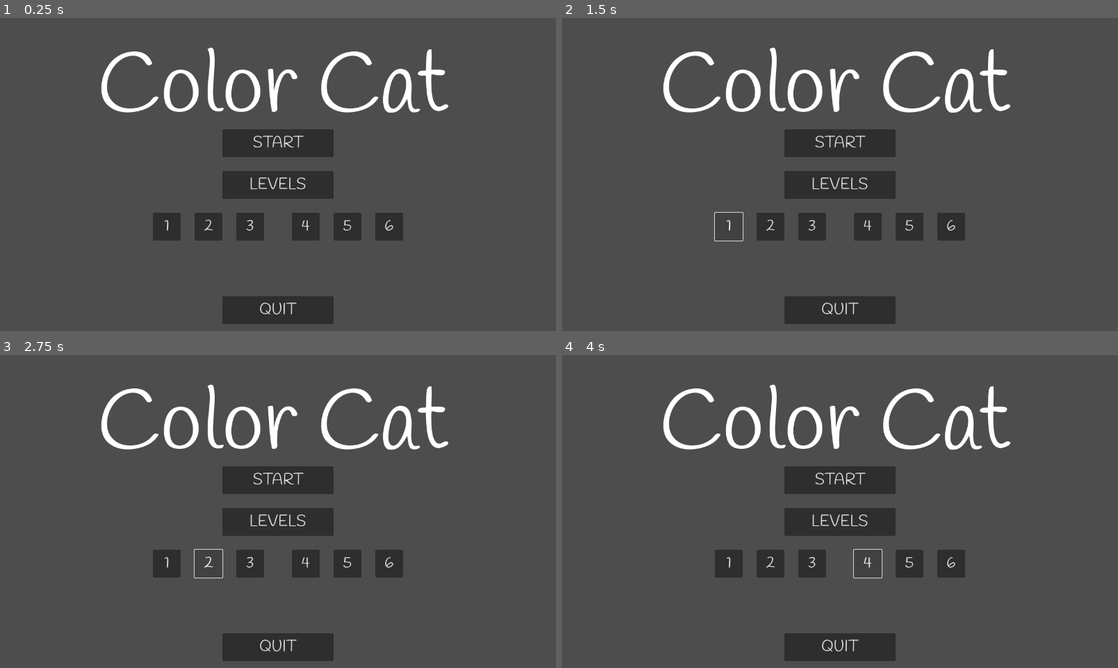
Above: before the commit, frames 1-4 (two rows, left to right).
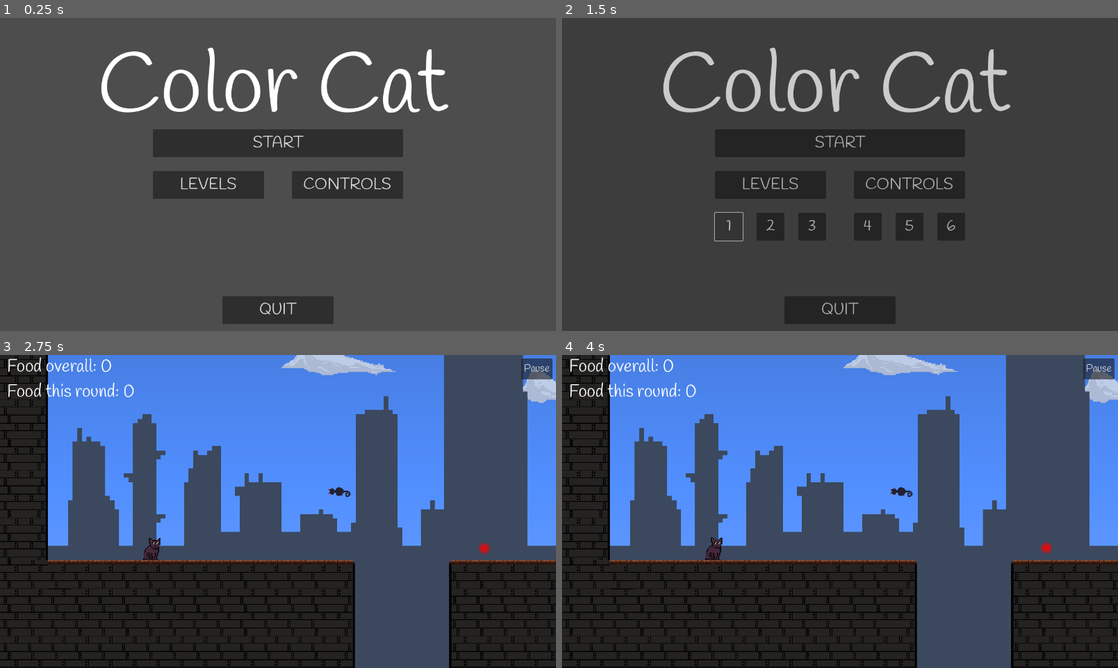
Above: after the commit, the same moments.

Repository: GillianZech/color-cat
Game: Godot game, scene res://Scenes/scene_controller.tscn
Two runs of this game, one before a commit and one after it. Both use one fixed random seed, a clock stepped at 60 frames per second and the inputs below.
Inputs (mouse positions are in pixels of both pictures, inside the frame that each line leads up to):
- Up to frame 1 (0.25 s): no input
- Up to frame 2 (1.5 s): click "LEVELS" at 0.5 s; click "1" at 1.25 s
- Up to frame 3 (2.75 s): click (211, 564) at 2 s, where only the run before the commit has a clickable "2"
- Up to frame 4 (4 s): click (812, 564) at 2.75 s, where only the run before the commit has a clickable "3"; click (867, 564) at 3.5 s, where only the run before the commit has a clickable "4"

The runs differ from the first frame. In frame 1, 7.6% of the frame differs, in the area x 27-73%, y 35-72%; in frame 2, 7.4%; in frame 3, 70%; in frame 4, 70%, in the area x 0-100%, y 0-100%.

Commit message:
Edited menus, fixed all lasers!

Diff:
--- a/color_cat/Code/SceneController.gd
+++ b/color_cat/Code/SceneController.gd
@@ -9,7 +9,7 @@
 @onready var hud = get_node("HUD")
 @onready var music = $BackgroundMusic
 @onready var title_screen = $TitleScreen
-@onready var music_switch = get_node("PauseMenu").get_node("SettingsMenu").get_node("MusicSwitch")
+@onready var music_switch = get_node("PauseMenu").get_node("MusicSwitch")
 var freeze = false
 
 @export var ANIM: AnimationPlayer
@@ -67,7 +67,6 @@
 			ANIM.play("fade_out")
 	if anim_name == "fade_out": #do these things once the level fully loads back in
 		# make HUD visible
-		#if CURRENT_LEVEL != title_screen:
 		if CURRENT_LEVEL_NAME != "TitleScreen":
 			hud.visible = true
 			if not music.is_playing() and music_switch.button_pressed:
--- a/color_cat/Code/pause_menu.gd
+++ b/color_cat/Code/pause_menu.gd
@@ -1,21 +1,9 @@
 extends CanvasLayer
 @onready var scene_controller = get_parent()
 @onready var hud = get_parent().get_node("HUD")
-@onready var settings_menu = $SettingsMenu
 @onready var unpause_button = $Unpause
-@onready var settings = $Settings
 @onready var quit_to_title = $QuitToTitle
 @onready var quit_and_close = $QuitAndClose
-
-
-# Called when the node enters the scene tree for the first time.
-func _ready():
-	pass # Replace with function body.
-
-
-# Called every frame. 'delta' is the elapsed time since the previous frame.
-func _physics_process(_delta):
-	pass
 
 func unpause():
 	hud.paused = false
@@ -26,13 +14,6 @@
 func _on_unpause_pressed():
 	unpause()
 
-func _on_settings_pressed():
-	unpause_button.visible = false
-	settings.visible = false
-	quit_to_title.visible = false
-	quit_and_close.visible = false
-	settings_menu.visible = true
-
 func _on_quit_to_title_pressed():
 	visible = false
 	scene_controller.music.stop()
@@ -41,3 +22,9 @@
 
 func _on_quit_and_close_pressed():
 	get_tree().quit()
+
+func _on_music_switch_toggled(toggled_on):
+	if toggled_on:
+		get_parent().get_parent().music.play()
+	else:
+		get_parent().get_parent().music.stop()
--- a/color_cat/Code/title_screen.gd
+++ b/color_cat/Code/title_screen.gd
@@ -1,11 +1,8 @@
 extends Control
 
-
-# Called when the node enters the scene tree for the first time.
 func _ready():
 	pass # Replace with function body.
 
-# Called every frame. 'delta' is the elapsed time since the previous frame.
 func _physics_process(_delta):
 	pass
 
@@ -14,3 +11,29 @@
 
 func _on_quit_button_pressed():
 	get_tree().quit()
+
+func _on_levels_pressed():
+	$LevelButtons.visible = true
+	$ControlsText.visible = false
+
+func _on_level_1_pressed():
+	get_parent()._update_scene("Level1")
+
+func _on_level_2_pressed():
+	get_parent()._update_scene("Level2")
+
+func _on_level_3_pressed():
+	get_parent()._update_scene("Level3")
+
+func _on_level_4_pressed():
+	get_parent()._update_scene("Level4")
+
+func _on_level_5_pressed():
+	get_parent()._update_scene("Level5")
+
+func _on_level_6_pressed():
+	get_parent()._update_scene("Level6")
+
+func _on_controls_button_pressed():
+	$ControlsText.visible = true
+	$LevelButtons.visible = false
--- a/color_cat/Scenes/EndArea.tscn
+++ b/color_cat/Scenes/EndArea.tscn
@@ -5,7 +5,7 @@
 [ext_resource type="Texture2D" uid="uid://c2w10jq5oih56" path="res://Assets/laser.png" id="3_7whvu"]
 
 [sub_resource type="CircleShape2D" id="CircleShape2D_s5hy1"]
-radius = 18.2483
+radius = 29.0689
 
 [sub_resource type="AtlasTexture" id="AtlasTexture_jrswt"]
 atlas = ExtResource("3_7whvu")
--- a/color_cat/Scenes/Laser.gd
+++ b/color_cat/Scenes/Laser.gd
@@ -10,7 +10,7 @@
 
 func _ready():
 	$CollisionShape2D.set_scale(collision_scale)
-	pass
+
 
 func _physics_process(_delta):
 	LASER_SPRITE.play("idle")
--- a/color_cat/Scenes/Level4.tscn
+++ b/color_cat/Scenes/Level4.tscn
@@ -1132,21 +1132,28 @@
 stream = ExtResource("22_caquh")
 
 [node name="Markers" type="Node2D" parent="."]
+position = Vector2(-1664, -576)
 
 [node name="Marker2D" type="Marker2D" parent="Markers"]
-position = Vector2(-704, 96)
+position = Vector2(1024, 672)
 
 [node name="Marker2D2" type="Marker2D" parent="Markers"]
-position = Vector2(896, 32)
+position = Vector2(2432, 960)
 
 [node name="Marker2D3" type="Marker2D" parent="Markers"]
-position = Vector2(-960, 768)
+position = Vector2(1024, -64)
+
+[node name="Marker2D7" type="Marker2D" parent="Markers"]
+position = Vector2(1792, -64)
 
 [node name="Marker2D4" type="Marker2D" parent="Markers"]
-position = Vector2(320, 768)
+position = Vector2(1984, 1376)
 
 [node name="Marker2D5" type="Marker2D" parent="Markers"]
-position = Vector2(-1344, 160)
+position = Vector2(320, 672)
+
+[node name="Marker2D6" type="Marker2D" parent="Markers"]
+position = Vector2(1184, -960)
 
 [node name="Laser" parent="." instance=ExtResource("22_ah56b")]
 position = Vector2(320, -128)
--- a/color_cat/Scenes/TitleScreen.tscn
+++ b/color_cat/Scenes/TitleScreen.tscn
@@ -25,13 +25,108 @@
 
 [node name="StartButton" type="Button" parent="."]
 layout_mode = 0
-offset_left = 512.0
+offset_left = 352.0
 offset_top = 256.0
-offset_right = 768.0
+offset_right = 928.0
 offset_bottom = 320.0
 theme_override_fonts/font = ExtResource("2_rfmo8")
 theme_override_font_sizes/font_size = 36
 text = "START"
+
+[node name="Levels" type="Button" parent="."]
+layout_mode = 0
+offset_left = 352.0
+offset_top = 352.0
+offset_right = 608.0
+offset_bottom = 416.0
+theme_override_fonts/font = ExtResource("2_rfmo8")
+theme_override_font_sizes/font_size = 36
+text = "LEVELS"
+
+[node name="LevelButtons" type="Node2D" parent="."]
+visible = false
+
+[node name="Level1" type="Button" parent="LevelButtons"]
+offset_left = 352.0
+offset_top = 448.0
+offset_right = 416.0
+offset_bottom = 512.0
+theme_override_fonts/font = ExtResource("2_rfmo8")
+theme_override_font_sizes/font_size = 36
+text = "1"
+
+[node name="Level2" type="Button" parent="LevelButtons"]
+offset_left = 448.0
+offset_top = 448.0
+offset_right = 512.0
+offset_bottom = 512.0
+theme_override_fonts/font = ExtResource("2_rfmo8")
+theme_override_font_sizes/font_size = 36
+text = "2"
+
+[node name="Level3" type="Button" parent="LevelButtons"]
+offset_left = 544.0
+offset_top = 448.0
+offset_right = 608.0
+offset_bottom = 512.0
+theme_override_fonts/font = ExtResource("2_rfmo8")
+theme_override_font_sizes/font_size = 36
+text = "3"
+
+[node name="Level4" type="Button" parent="LevelButtons"]
+offset_left = 672.0
+offset_top = 448.0
+offset_right = 736.0
+offset_bottom = 512.0
+theme_override_fonts/font = ExtResource("2_rfmo8")
+theme_override_font_sizes/font_size = 36
+text = "4"
+
+[node name="Level5" type="Button" parent="LevelButtons"]
+offset_left = 768.0
+offset_top = 448.0
+offset_right = 832.0
+offset_bottom = 512.0
+theme_override_fonts/font = ExtResource("2_rfmo8")
+theme_override_font_sizes/font_size = 36
+text = "5"
+
+[node name="Level6" type="Button" parent="LevelButtons"]
+offset_left = 864.0
+offset_top = 448.0
+offset_right = 928.0
+offset_bottom = 512.0
+theme_override_fonts/font = ExtResource("2_rfmo8")
+theme_override_font_sizes/font_size = 36
+text = "6"
+
+[node name="ControlsButton" type="Button" parent="."]
+layout_mode = 0
+offset_left = 672.0
+offset_top = 352.0
+offset_right = 928.0
+offset_bottom = 416.0
+theme_override_fonts/font = ExtResource("2_rfmo8")
+theme_override_font_sizes/font_size = 36
+text = "CONTROLS"
+
+[node name="ControlsText" type="RichTextLabel" parent="."]
+visible = false
+layout_mode = 0
+offset_left = 384.0
+offset_top = 480.0
+offset_right = 896.0
+offset_bottom = 579.0
+theme_override_fonts/normal_font = ExtResource("2_rfmo8")
+theme_override_fonts/bold_font = ExtResource("2_rfmo8")
+theme_override_font_sizes/normal_font_size = 24
+theme_override_font_sizes/bold_font_size = 24
+bbcode_enabled = true
+text = "[u]A/left arrow[/u]: move left             [u]Enter[/u]: pause/unpause
+[u]D/right arrow[/u]: move right        [u]R[/u]: restart level
+[u]W/spacebar/up arrow[/u]: jump"
+fit_content = true
+autowrap_mode = 0
 
 [node name="QuitButton" type="Button" parent="."]
 layout_mode = 0
@@ -43,71 +138,13 @@
 theme_override_font_sizes/font_size = 36
 text = "QUIT"
 
-[node name="Levels" type="Button" parent="."]
-layout_mode = 0
-offset_left = 512.0
-offset_top = 352.0
-offset_right = 768.0
-offset_bottom = 416.0
-theme_override_fonts/font = ExtResource("2_rfmo8")
-theme_override_font_sizes/font_size = 36
-text = "LEVELS"
-
-[node name="Node" type="Node" parent="."]
-
-[node name="Level1" type="Button" parent="Node"]
-offset_left = 352.0
-offset_top = 448.0
-offset_right = 416.0
-offset_bottom = 512.0
-theme_override_fonts/font = ExtResource("2_rfmo8")
-theme_override_font_sizes/font_size = 36
-text = "1"
-
-[node name="Level2" type="Button" parent="Node"]
-offset_left = 448.0
-offset_top = 448.0
-offset_right = 512.0
-offset_bottom = 512.0
-theme_override_fonts/font = ExtResource("2_rfmo8")
-theme_override_font_sizes/font_size = 36
-text = "2"
-
-[node name="Level3" type="Button" parent="Node"]
-offset_left = 544.0
-offset_top = 448.0
-offset_right = 608.0
-offset_bottom = 512.0
-theme_override_fonts/font = ExtResource("2_rfmo8")
-theme_override_font_sizes/font_size = 36
-text = "3"
-
-[node name="Level4" type="Button" parent="Node"]
-offset_left = 672.0
-offset_top = 448.0
-offset_right = 736.0
-offset_bottom = 512.0
-theme_override_fonts/font = ExtResource("2_rfmo8")
-theme_override_font_sizes/font_size = 36
-text = "4"
-
-[node name="Level5" type="Button" parent="Node"]
-offset_left = 768.0
-offset_top = 448.0
-offset_right = 832.0
-offset_bottom = 512.0
-theme_override_fonts/font = ExtResource("2_rfmo8")
-theme_override_font_sizes/font_size = 36
-text = "5"
-
-[node name="Level6" type="Button" parent="Node"]
-offset_left = 864.0
-offset_top = 448.0
-offset_right = 928.0
-offset_bottom = 512.0
-theme_override_fonts/font = ExtResource("2_rfmo8")
-theme_override_font_sizes/font_size = 36
-text = "6"
-
 [connection signal="pressed" from="StartButton" to="." method="_on_start_button_pressed"]
+[connection signal="pressed" from="Levels" to="." method="_on_levels_pressed"]
+[connection signal="pressed" from="LevelButtons/Level1" to="." method="_on_level_1_pressed"]
+[connection signal="pressed" from="LevelButtons/Level2" to="." method="_on_level_2_pressed"]
+[connection signal="pressed" from="LevelButtons/Level3" to="." method="_on_level_3_pressed"]
+[connection signal="pressed" from="LevelButtons/Level4" to="." method="_on_level_4_pressed"]
+[connection signal="pressed" from="LevelButtons/Level5" to="." method="_on_level_5_pressed"]
+[connection signal="pressed" from="LevelButtons/Level6" to="." method="_on_level_6_pressed"]
+[connection signal="pressed" from="ControlsButton" to="." method="_on_controls_button_pressed"]
 [connection signal="pressed" from="QuitButton" to="." method="_on_quit_button_pressed"]
--- a/color_cat/Scenes/pause_menu.tscn
+++ b/color_cat/Scenes/pause_menu.tscn
@@ -1,8 +1,7 @@
-[gd_scene load_steps=4 format=3 uid="uid://bsjhk3bsxa73u"]
+[gd_scene load_steps=3 format=3 uid="uid://bsjhk3bsxa73u"]
 
 [ext_resource type="Script" path="res://Code/pause_menu.gd" id="1_nttqx"]
 [ext_resource type="FontFile" uid="uid://b5wr2pvb464e8" path="res://Fonts/Handlee-Regular.ttf" id="1_u3oc8"]
-[ext_resource type="PackedScene" uid="uid://btdvu7dmj18dn" path="res://Scenes/settings_menu.tscn" id="3_3sto3"]
 
 [node name="PauseMenu" type="CanvasLayer"]
 script = ExtResource("1_nttqx")
@@ -21,37 +20,58 @@
 theme_override_font_sizes/font_size = 32
 text = "Unpause"
 
-[node name="Settings" type="Button" parent="."]
-offset_left = 544.0
-offset_top = 256.0
-offset_right = 736.0
-offset_bottom = 352.0
+[node name="ControlsText" type="RichTextLabel" parent="."]
+offset_left = 384.0
+offset_top = 384.0
+offset_right = 896.0
+offset_bottom = 483.0
+theme_override_fonts/normal_font = ExtResource("1_u3oc8")
+theme_override_fonts/bold_font = ExtResource("1_u3oc8")
+theme_override_font_sizes/normal_font_size = 24
+theme_override_font_sizes/bold_font_size = 24
+bbcode_enabled = true
+text = "[u]A/left arrow[/u]: move left             [u]Enter[/u]: pause/unpause
+[u]D/right arrow[/u]: move right        [u]R[/u]: restart level
+[u]W/spacebar/up arrow[/u]: jump"
+fit_content = true
+autowrap_mode = 0
+
+[node name="MusicLabel" type="Label" parent="."]
+offset_left = 556.0
+offset_top = 298.0
+offset_right = 632.0
+offset_bottom = 341.0
 theme_override_fonts/font = ExtResource("1_u3oc8")
 theme_override_font_sizes/font_size = 32
-text = "Settings"
+text = "Music"
+
+[node name="MusicSwitch" type="CheckButton" parent="."]
+offset_left = 634.0
+offset_top = 288.0
+offset_right = 678.0
+offset_bottom = 312.0
+scale = Vector2(2.4, 2.4)
+button_pressed = true
 
 [node name="QuitToTitle" type="Button" parent="."]
-offset_left = 512.0
-offset_top = 384.0
-offset_right = 768.0
-offset_bottom = 480.0
+offset_left = 352.0
+offset_top = 544.0
+offset_right = 608.0
+offset_bottom = 640.0
 theme_override_fonts/font = ExtResource("1_u3oc8")
 theme_override_font_sizes/font_size = 32
 text = "Quit to title screen"
 
 [node name="QuitAndClose" type="Button" parent="."]
-offset_left = 512.0
-offset_top = 512.0
-offset_right = 768.0
-offset_bottom = 608.0
+offset_left = 672.0
+offset_top = 544.0
+offset_right = 928.0
+offset_bottom = 640.0
 theme_override_fonts/font = ExtResource("1_u3oc8")
 theme_override_font_sizes/font_size = 32
 text = "Quit and close"
 
-[node name="SettingsMenu" parent="." instance=ExtResource("3_3sto3")]
-visible = false
-
 [connection signal="pressed" from="Unpause" to="." method="_on_unpause_pressed"]
-[connection signal="pressed" from="Settings" to="." method="_on_settings_pressed"]
+[connection signal="toggled" from="MusicSwitch" to="." method="_on_music_switch_toggled"]
 [connection signal="pressed" from="QuitToTitle" to="." method="_on_quit_to_title_pressed"]
 [connection signal="pressed" from="QuitAndClose" to="." method="_on_quit_and_close_pressed"]
--- a/color_cat/Scenes/scene_controller.tscn
+++ b/color_cat/Scenes/scene_controller.tscn
@@ -62,9 +62,6 @@
 script = ExtResource("1_kyn8p")
 ANIM = NodePath("AnimationPlayer")
 
-[node name="HUD" parent="." instance=ExtResource("4_duthn")]
-visible = false
-
 [node name="AnimationPlayer" type="AnimationPlayer" parent="."]
 libraries = {
 "": SubResource("AnimationLibrary_btb1h")
@@ -79,6 +76,9 @@
 offset_bottom = 1737.0
 scale = Vector2(1.98141, 1.43203)
 color = Color(0, 0, 0, 1)
+
+[node name="HUD" parent="." instance=ExtResource("4_duthn")]
+visible = false
 
 [node name="Restart" type="AudioStreamPlayer2D" parent="."]
 stream = ExtResource("3_w7o3t")
--- a/color_cat/Scenes/settings_menu.tscn
+++ b/color_cat/Scenes/settings_menu.tscn
@@ -16,22 +16,4 @@
 text = "Back to
 pause menu"
 
-[node name="MusicLabel" type="Label" parent="."]
-offset_left = 544.0
-offset_top = 416.0
-offset_right = 620.0
-offset_bottom = 459.0
-theme_override_fonts/font = ExtResource("1_4caco")
-theme_override_font_sizes/font_size = 32
-text = "Music"
-
-[node name="MusicSwitch" type="CheckButton" parent="."]
-offset_left = 640.0
-offset_top = 406.0
-offset_right = 684.0
-offset_bottom = 430.0
-scale = Vector2(2.4, 2.4)
-button_pressed = true
-
 [connection signal="pressed" from="BackToPauseMenu" to="." method="_on_back_to_pause_menu_pressed"]
-[connection signal="toggled" from="MusicSwitch" to="." method="_on_music_switch_toggled"]
